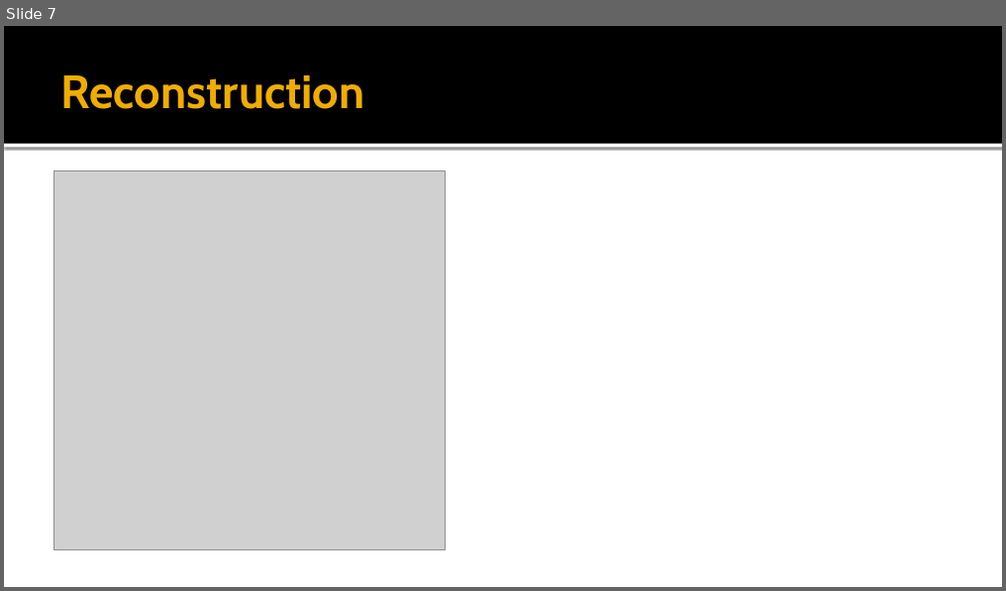
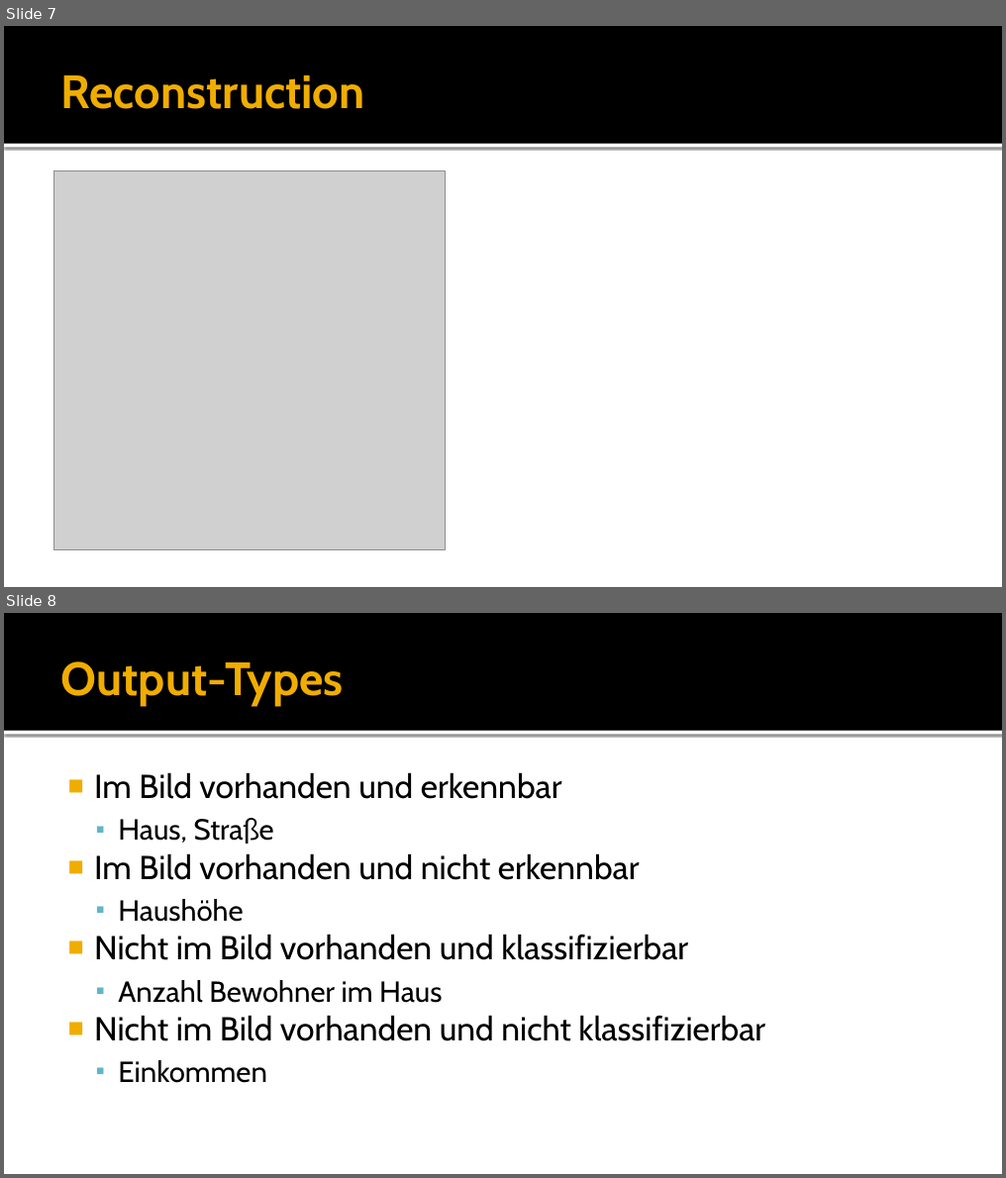
Before and after one commit to Saritus/bachelor-thesis, a slide deck: docs/Anfangspräsentation.pptx. Shown one above the other, each under a label of ours: slide 7 before the commit, slides 7 and 8 after it. The pictures are 1006x591 and 1006x1178 pixels, drawn with LibreOffice and Linux fonts; fonts in the diff are those of the drawing; grey boxes stand for pictures. Boxes give left, top, right and bottom in pixels: in the first picture for what was removed or moved away, otherwise in the second. Text is boxed around its words. In the diff, an @@ line names an element or a change of style, - is before the commit and + after.

Commit message:
Add output types

```diff
--- a/docs/Anfangspräsentation.pptx
+++ b/docs/Anfangspräsentation.pptx
@@ slide 8 added at [4, 613, 1002, 1174], background #FFFFFF; not listed: 2 template elements that a slide beside it also shows @@
@@ title added at [61, 662, 344, 706], 45 pt, text #F0AD00, bold @@
+Output-Types
@@ text added at [94, 772, 765, 1083], 32 pt, text #000000 @@
+■ Im Bild vorhanden und erkennbar
+  ▪ Haus, Straße
+■ Im Bild vorhanden und nicht erkennbar
+  ▪ Haushöhe
+■ Nicht im Bild vorhanden und klassifizierbar
+  ▪ Anzahl Bewohner im Haus
+■ Nicht im Bild vorhanden und nicht klassifizierbar
+  ▪ Einkommen
```
